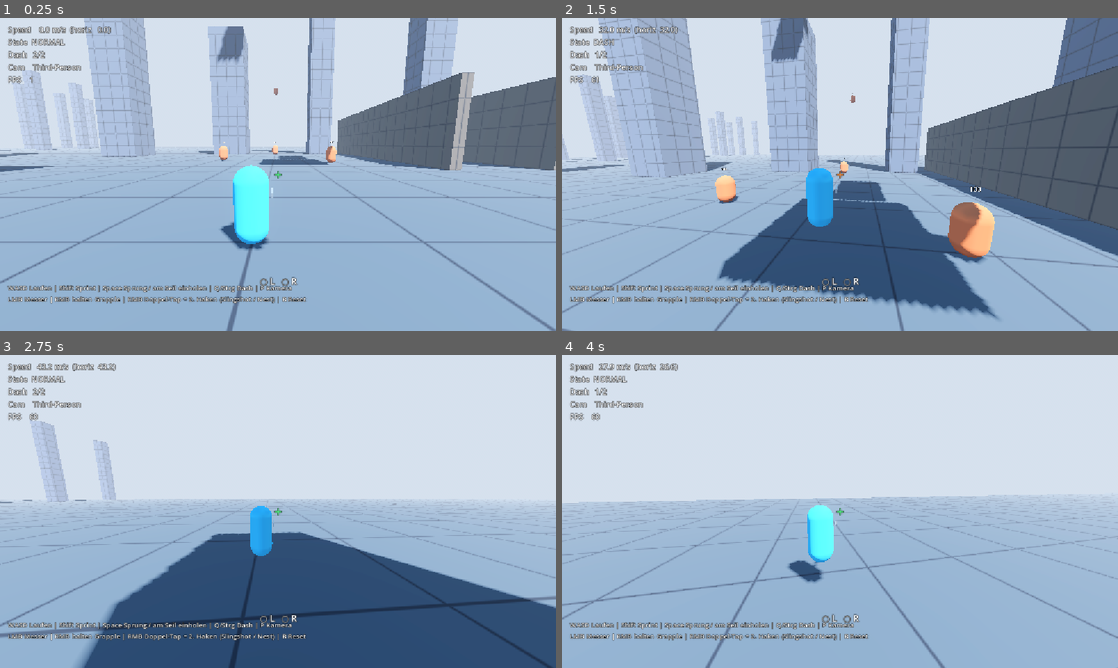
Above: before the commit, frames 1-4 (two rows, left to right).
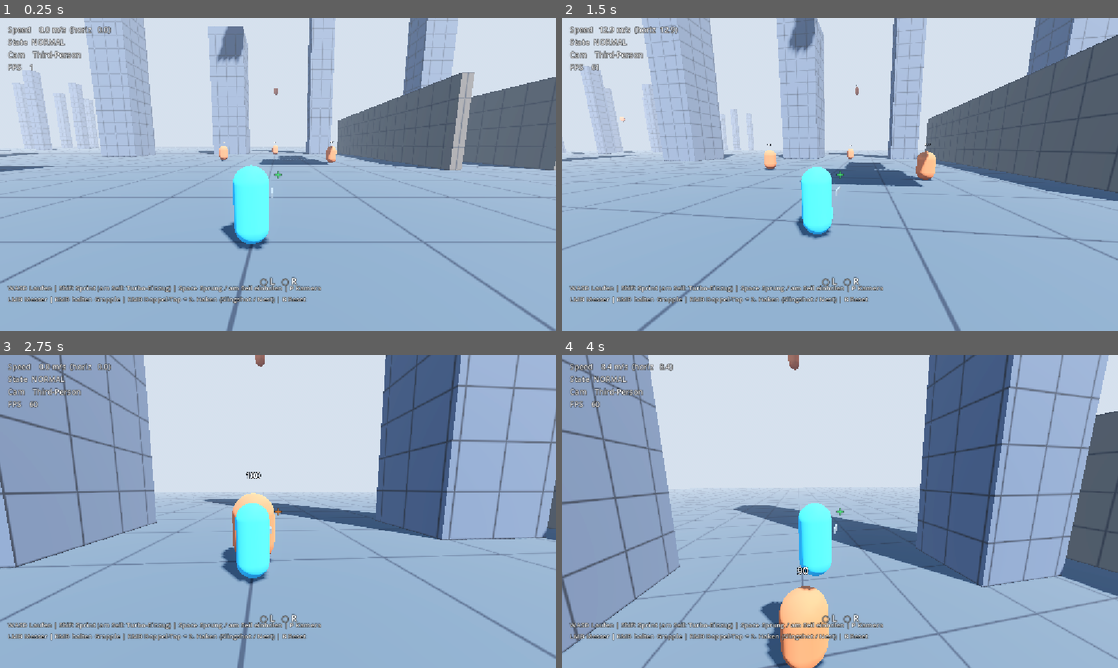
Above: after the commit, the same moments.

Repository: TheRaven36/Spirit-Drive
Game: Godot game, scene res://scenes/test_arena.tscn
Two runs of this game, one before a commit and one after it. Both use one fixed random seed, a clock stepped at 60 frames per second and the inputs below.
Inputs (mouse positions are in pixels of both pictures, inside the frame that each line leads up to):
- Up to frame 1 (0.25 s): no input
- Up to frame 2 (1.5 s): move the mouse to (867, 174) at 0.52 s; hold W (move_forward) from 0.53 s (still down); click (867, 174) at 0.6 s; tap Space (jump) at 0.77, 1.07 s; tap Q (dash, bound only before the commit) at 0.8, 1.35 s; move the mouse to (812, 174) at 1.27 s
- Up to frame 3 (2.75 s): keep holding W (move_forward); tap Space (jump) at 1.52, 1.82 s; right-click (250, 511) at 1.55 s; move the mouse to (289, 505) at 2.02 s; hold Shift (sprint) from 2.03 s (still down); right-click (289, 505) at 2.1 s
- Up to frame 4 (4 s): keep holding W (move_forward); move the mouse to (834, 517) at 2.77 s; release Shift (sprint) at 2.78 s; tap Shift (sprint) at 2.85 s; click (834, 517) at 2.92 s; tap Space (jump) at 3.02, 3.32 s; tap Ctrl at 3.05, 3.6 s; move the mouse to (878, 514) at 3.52 s; hold Space (jump) from 3.53 s (still down)

The runs differ from the first frame. In frame 1, 0.9% of the frame differs, in the area x 1-58%, y 10-88%; in frame 2, 34%; in frame 3, 63%, in the area x 0-100%, y 0-100%; in frame 4, 44%.

Commit message:
Dash entfernt, Shift kontextsensitiv (Sprint / Turbo-Einzug)
- Dash restlos aus Controller, Input-Map und HUD entfernt
- Sprint 17 -> 24 m/s, Boden-Beschleunigung 80 -> 110
- Shift in der Luft am Seil: Turbo-Einzug (1.5x der sanften 0.5x-Basis)
- Zielfuehrung + Ankunft-beim-Vorbeifliegen fuer Rebound/Sturzangriff
- Fix: Rebound loeste nach Abwickeln eines Knicks zu frueh aus
- Smoke-Test: 46 Checks

Co-Authored-By: Claude Opus 5.5 <noreply@anthropic.com>
Claude-Session: https://claude.ai/code/session_01Q6pZHL7wVUzekvuF4wUAtr

Diff:
--- a/scripts/debug_hud.gd
+++ b/scripts/debug_hud.gd
@@ -5,7 +5,7 @@
 
 @export var guardian_path: NodePath
 
-const STATE_NAMES := ["NORMAL", "DASH", "HOOKED", "WALLRUN"]
+const STATE_NAMES := ["NORMAL", "HOOKED", "WALLRUN"]
 const COL_POINT := Color(0.3, 1.0, 0.5, 0.9)
 const COL_ENEMY := Color(1.0, 0.55, 0.2, 0.9)
 const COL_IDLE := Color(1, 1, 1, 0.5)
@@ -34,7 +34,7 @@
 	_hooks.position.y -= 90
 
 	var help := _make_label(
-			"WASD Laufen | Shift Sprint | Space Sprung / am Seil einholen | Q/Strg Dash | P Kamera\n"
+			"WASD Laufen | Shift Sprint (am Seil: Turbo-Einzug) | Space Sprung / am Seil einholen | P Kamera\n"
 			+ "LMB Messer | RMB halten Grapple | RMB Doppel-Tap = 2. Haken (Slingshot / Nest) | R Reset", 14)
 	help.horizontal_alignment = HORIZONTAL_ALIGNMENT_LEFT
 	help.set_anchors_and_offsets_preset(Control.PRESET_BOTTOM_LEFT)
@@ -74,9 +74,8 @@
 
 	var v := g.velocity
 	var horiz := Vector2(v.x, v.z).length()
-	_info.text = "Speed  %5.1f m/s  (horiz %5.1f)\nState  %s\nDash   %d/%d\nCam    %s\nFPS    %d" % [
-		v.length(), horiz, STATE_NAMES[g.state],
-		g.dash_charges, g.dash_charges_max,
+	_info.text = "Speed  %5.1f m/s  (horiz %5.1f)\nState  %s%s\nCam    %s\nFPS    %d" % [
+		v.length(), horiz, STATE_NAMES[g.state], "  TURBO" if g.is_turbo() else "",
 		"First-Person" if g.first_person else "Third-Person",
 		Engine.get_frames_per_second(),
 	]
--- a/scripts/grapple_hook.gd
+++ b/scripts/grapple_hook.gd
@@ -29,6 +29,8 @@
 var rope_length := 0.0      # freie Laenge vom Pivot zum Spieler
 var attach_height := 0.0
 var phase_time := 0.0
+## Naechste bisher erreichte Distanz zum Zielpunkt im Einzug (fuer "vorbei geflogen").
+var closest := INF
 
 var _bend_lengths: Array[float] = []
 var _bend_planes: Array[Vector3] = []   # Normale * Seite der Wickel-Ebene
@@ -52,6 +54,7 @@
 	attach_height = player_pos.y
 	phase = Phase.PULL
 	phase_time = 0.0
+	closest = INF
 
 
 func release() -> void:
@@ -66,6 +69,7 @@
 func set_phase(p: Phase) -> void:
 	phase = p
 	phase_time = 0.0
+	closest = INF
 
 
 func anchor_world() -> Vector3:
@@ -117,6 +121,7 @@
 			bends.pop_back()
 			_bend_planes.pop_back()
 			rope_length += _bend_lengths.pop_back()
+			closest = INF  # Pivot hat gewechselt
 			return
 
 	# 2) Wickeln: Geometrie zwischen Spieler und Pivot?
@@ -139,6 +144,7 @@
 		var side := signf(n.dot(velocity))
 		plane_dir = n * (side if side != 0.0 else 1.0)
 	bends.append(new_bend)
+	closest = INF  # Pivot hat gewechselt
 	_bend_lengths.append(seg)
 	_bend_planes.append(plane_dir)
 	# Freie Laenge nie kuerzer als die echte Distanz -> kein Ruck beim Wickeln.
--- a/scripts/guardian_controller.gd
+++ b/scripts/guardian_controller.gd
@@ -2,7 +2,8 @@
 extends CharacterBody3D
 ## Guardian – High-Speed-Controller.
 ##
-## Movement: Laufen / Sprint / Air-Control / Dash / Wall-Run.
+## Movement: Laufen / Sprint / Air-Control / Wall-Run.
+## Shift:    kontextsensitiv – am Boden Sprint, am Seil in der Luft Turbo-Einzug.
 ## Seile:    Dual-Hip-Grapple auf RMB / LT (zwei Werfer an linker + rechter Huefte).
 ##           - Klick/Halten: feuert den naechsten Huefthaken (abwechselnd L/R).
 ##             Auf Gegner: Sturzangriff von oben.
@@ -20,17 +21,17 @@
 signal state_changed(new_state: State)
 signal camera_mode_changed(first_person: bool)
 
-enum State { NORMAL, DASH, HOOKED, WALLRUN }
+enum State { NORMAL, HOOKED, WALLRUN }
 enum AimKind { NONE, POINT, ENEMY }
 enum DualMode { NONE, SLINGSHOT, NEST }
 
 # --- Ground ---------------------------------------------------------------
 @export_group("Ground")
 @export var run_speed := 9.0
-@export var sprint_speed := 17.0
-@export var ground_accel := 80.0
+@export var sprint_speed := 24.0
+@export var ground_accel := 110.0
 @export var ground_friction := 10.0
-## Wie schnell Ueber-Speed (aus Dash/Seil) am Boden abgebaut wird.
+## Wie schnell Ueber-Speed (aus Seil/Slingshot) am Boden abgebaut wird.
 @export var overspeed_decay := 18.0
 
 # --- Air ------------------------------------------------------------------
@@ -45,14 +46,6 @@
 @export var air_drag := 0.04
 @export var terminal_speed := 75.0
 
-# --- Dash -----------------------------------------------------------------
-@export_group("Dash")
-@export var dash_speed := 32.0
-@export var dash_time := 0.15
-@export var dash_cooldown := 0.2
-@export var dash_charges_max := 2
-@export var dash_exit_keep := 0.65
-
 # --- Seile allgemein ------------------------------------------------------
 @export_group("Rope")
 @export_flags_3d_physics var grapple_mask := 1
@@ -71,6 +64,15 @@
 @export var combat_pull_impulse := 12.0
 @export var combat_pull_max_speed := 48.0
 @export var combat_reel_accel := 45.0
+## Basis-Einzug ist bewusst sanft (Anteil der Werte oben) ...
+@export var reel_base_mult := 0.5
+## ... Shift in der Luft am Seil = Turbo-Einzug (Faktor auf die Basis).
+@export var reel_turbo_mult := 1.5
+## Zielfuehrung im Einzug: daempft seitliche Geschwindigkeit -> kein Umkreisen.
+@export var pull_homing := 3.0
+## Faellt der Abstand zum Ziel unter diesen Wert und steigt dann wieder,
+## gilt das Ziel als erreicht (Rebound bzw. Sturzangriff loest aus).
+@export var pull_arrive_window := 10.0
 @export var dive_height := 4.0
 @export var dive_speed := 42.0
 @export var dive_hit_radius := 2.4
@@ -141,7 +143,6 @@
 @onready var knife_fp: Node3D = $CameraRig/Pitch/SpringArm3D/Camera3D/ViewKnife
 
 var state: State = State.NORMAL
-var dash_charges := 2
 var first_person := false
 
 ## Auto-Aim-Ergebnis (unsichtbar, nur fuer den Grapple).
@@ -166,10 +167,6 @@
 var _cam_blend := 0.0
 var _coyote_t := 0.0
 var _jump_buffer_t := 0.0
-var _dash_t := 0.0
-var _dash_cd := 0.0
-var _dash_dir := Vector3.FORWARD
-var _dash_speed_now := 0.0
 var _wall_normal := Vector3.ZERO
 var _wallrun_t := 0.0
 var _wall_lost_t := 0.0
@@ -186,7 +183,6 @@
 func _ready() -> void:
 	GuardianInput.ensure_actions()
 	_spawn = global_position
-	dash_charges = dash_charges_max
 	cam_rig.top_level = true
 	cam_rig.physics_interpolation_mode = Node.PHYSICS_INTERPOLATION_MODE_OFF
 	spring_arm.add_excluded_object(get_rid())
@@ -271,15 +267,11 @@
 	_handle_hook_input(delta)
 	if Input.is_action_just_pressed("attack"):
 		knife.request_slash()
-	if Input.is_action_just_pressed("dash"):
-		_try_dash(wish)
 	_refresh_state()
 
 	match state:
 		State.NORMAL:
 			_process_normal(wish, delta)
-		State.DASH:
-			_process_dash(delta)
 		State.HOOKED:
 			_process_hooked(wish, delta)
 		State.WALLRUN:
@@ -298,7 +290,6 @@
 func _tick_timers(delta: float) -> void:
 	_coyote_t -= delta
 	_jump_buffer_t -= delta
-	_dash_cd -= delta
 	_wallrun_lockout -= delta
 
 
@@ -360,20 +351,6 @@
 		_coyote_t = 0.0
 
 
-func _process_dash(delta: float) -> void:
-	_dash_t -= delta
-	velocity = _dash_dir * _dash_speed_now
-	if _jump_buffer_t > 0.0 and (is_on_floor() or _coyote_t > 0.0):
-		velocity.y = jump_velocity
-		_jump_buffer_t = 0.0
-		_coyote_t = 0.0
-		_set_state(State.NORMAL)
-		return
-	if _dash_t <= 0.0:
-		velocity = _dash_dir * maxf(_dash_speed_now * dash_exit_keep, run_speed)
-		_set_state(State.NORMAL)
-
-
 func _process_wallrun(wish: Vector3, delta: float) -> void:
 	_wallrun_t += delta
 	var n := _wall_normal
@@ -392,7 +369,6 @@
 		velocity = dir * speed + n * wall_jump_push
 		velocity.y = wall_jump_up
 		_wallrun_lockout = 0.3
-		dash_charges = maxi(dash_charges, 1)
 		_set_state(State.NORMAL)
 		return
 	if _wallrun_t > wallrun_max_time or wish.dot(n) > 0.5:
@@ -403,7 +379,6 @@
 func _post_move(wish: Vector3, delta: float) -> void:
 	if is_on_floor():
 		_coyote_t = coyote_time
-		dash_charges = dash_charges_max
 		if state == State.WALLRUN:
 			_set_state(State.NORMAL)
 
@@ -437,30 +412,6 @@
 	_wall_lost_t = 0.0
 	velocity.y = maxf(velocity.y, 3.0)
 	_set_state(State.WALLRUN)
-
-
-func _try_dash(wish: Vector3) -> void:
-	if _dash_cd > 0.0 or dash_charges <= 0:
-		return
-	var dir := wish.normalized()
-	if dir == Vector3.ZERO:
-		dir = aim_forward()
-		if is_on_floor():
-			dir.y = 0.0
-	dir = dir.normalized()
-	dash_charges -= 1
-	_dash_cd = dash_cooldown
-
-	if any_hook_active():
-		# Gas-Stoss am Seil: Impuls, Seile bleiben aktiv.
-		velocity += dir * dash_speed * 0.6
-		return
-
-	var carry := maxf(velocity.dot(dir), 0.0)
-	_dash_dir = dir
-	_dash_speed_now = maxf(dash_speed, carry + dash_speed * 0.35)
-	_dash_t = dash_time
-	_set_state(State.DASH)
 
 
 # =========================================================================
@@ -514,7 +465,6 @@
 	velocity += dir * combat_pull_impulse
 	if is_on_floor():
 		velocity.y = maxf(velocity.y, 6.0)
-	dash_charges = maxi(dash_charges, 1)
 	_refresh_state()
 
 
@@ -647,7 +597,18 @@
 		velocity += dir * minf(dist - h.rope_length, 2.0) * rope_stiffness * delta
 
 
+## Shift in der Luft mit aktivem Seil -> Turbo-Einzug.
+func is_turbo() -> bool:
+	return Input.is_action_pressed("sprint") and any_hook_active() and not is_on_floor()
+
+
+## Aktueller Einzugs-Faktor: sanfte Basis, mit Shift-Turbo 1.5x davon.
+func reel_mult() -> float:
+	return reel_base_mult * (reel_turbo_mult if is_turbo() else 1.0)
+
+
 func _grapple_forces(h: GrappleHook, dir: Vector3, dist: float, delta: float) -> void:
+	var m := reel_mult()
 	match h.phase:
 		GrappleHook.Phase.PULL:
 			var goal := h.pivot()
@@ -656,10 +617,14 @@
 			var to_goal := goal - global_position
 			var gdist := to_goal.length()
 			var gdir := to_goal / maxf(gdist, 0.001)
-			if velocity.dot(gdir) < combat_pull_max_speed:
-				velocity += gdir * combat_pull_accel * delta
+			if velocity.dot(gdir) < combat_pull_max_speed * m:
+				velocity += gdir * combat_pull_accel * m * delta
+			var along := gdir * velocity.dot(gdir)
+			velocity = along + (velocity - along) * (1.0 - minf(pull_homing * delta, 1.0))
 			h.rope_length = minf(h.rope_length, dist)
-			if not h.has_bends() and gdist < rebound_radius:
+			var passed := h.closest < pull_arrive_window and gdist > h.closest + 0.5
+			h.closest = minf(h.closest, gdist)
+			if not h.has_bends() and (gdist < rebound_radius or passed):
 				if is_instance_valid(h.target):
 					h.set_phase(GrappleHook.Phase.DIVE)
 				else:
@@ -673,9 +638,10 @@
 			if to_t.length() < dive_hit_radius:
 				_end_dive(h, h.target)
 		GrappleHook.Phase.TETHER:
-			if Input.is_action_pressed("jump"):
-				h.rope_length = maxf(h.rope_length - reel_speed * delta, rope_min_length)
-				velocity += dir * combat_reel_accel * delta
+			# Einholen am haengenden Seil: Space (sanft) oder Shift (Turbo).
+			if Input.is_action_pressed("jump") or is_turbo():
+				h.rope_length = maxf(h.rope_length - reel_speed * m * delta, rope_min_length)
+				velocity += dir * combat_reel_accel * m * delta
 
 
 func _rebound(h: GrappleHook, dist: float) -> void:
--- a/scripts/guardian_input.gd
+++ b/scripts/guardian_input.gd
@@ -7,9 +7,8 @@
 ## Layout:
 ##   LMB / X ............ attack        (Jagdmesser-Slash)
 ##   RMB / LT ........... grapple       (Dual-Hip-Grapple: halten; Doppel-Tap = 2. Haken)
-##   Shift / L3 ......... sprint
+##   Shift / L3 ......... sprint        (Boden: Sprint, am Seil in der Luft: Turbo-Einzug)
 ##   Space / A .......... jump          (am Seil: einholen; Dual: Slingshot / Nest-Absprung)
-##   Q / Strg / B ....... dash
 ##   P / View ........... toggle_camera (First-/Third-Person)
 ##   R / Menu ........... reset
 
@@ -29,7 +28,6 @@
 	"sprint": [["key", KEY_SHIFT], ["joy", JOY_BUTTON_LEFT_STICK]],
 	"attack": [["mouse", MOUSE_BUTTON_LEFT], ["joy", JOY_BUTTON_X]],
 	"grapple": [["mouse", MOUSE_BUTTON_RIGHT], ["axis", JOY_AXIS_TRIGGER_LEFT, 1.0]],
-	"dash": [["key", KEY_Q], ["key", KEY_CTRL], ["joy", JOY_BUTTON_B]],
 	"toggle_camera": [["key", KEY_P], ["joy", JOY_BUTTON_BACK]],
 	"reset": [["key", KEY_R], ["joy", JOY_BUTTON_START]],
 }
--- a/tests/movement_smoke_test.gd
+++ b/tests/movement_smoke_test.gd
@@ -24,6 +24,7 @@
 	await _test_aim_assist()
 	await _test_combat_dive()
 	await _test_combat_grapple_point()
+	await _test_turbo_reel()
 	await _test_rope_bending()
 	await _test_hip_alternation()
 	await _test_slingshot()
@@ -43,10 +44,9 @@
 	await _frames(60)
 	var hs := Vector2(g.velocity.x, g.velocity.z).length()
 	_check(hs > g.sprint_speed * 0.9, "Sprint erreicht Zielspeed (%.1f)" % hs)
-	await _tap("dash")
-	_check(g.state == GuardianController.State.DASH, "Dash (Strg) startet")
-	await _frames(20)
-	_check(g.state == GuardianController.State.NORMAL, "Dash endet")
+	_check(hs >= 23.0, "Sprint ist das neue 'richtige Rennen' (>= 23 m/s)")
+	_check(not InputMap.has_action("dash"), "Dash-Action existiert nicht mehr")
+	_check(not g.is_turbo(), "Shift am Boden = Sprint, kein Turbo")
 	_release_all()
 	await _frames(60)
 	await _tap("jump", 3)
@@ -178,6 +178,39 @@
 	_check(not h.active and g.velocity.length() > 3.0,
 			"Release behaelt Momentum (%.1f)" % g.velocity.length())
 	await _frames(120)
+
+
+func _test_turbo_reel() -> void:
+	print("Shift am Seil: Turbo-Einzug")
+	var results := []
+	for turbo in [false, true]:
+		await _place(Vector3(0, 1.2, 0), 0.0, 0.0)
+		var t := _closest_tower()
+		_aim_at(t.pos + Vector3(0, t.size.y * 0.3, 0))
+		await _process_frames(2)
+		await _frames(3)
+		var a := g.aim_point
+		var d0 := g.global_position.distance_to(a)
+		if turbo:
+			Input.action_press("sprint")
+		Input.action_press("grapple")
+		var turbo_seen := false
+		for i in 40:
+			await physics_frame
+			turbo_seen = turbo_seen or g.is_turbo()
+		var approach := g.velocity.dot((a - g.global_position).normalized())
+		results.append({"covered": d0 - g.global_position.distance_to(a), "turbo": turbo_seen,
+				"speed": approach})
+		Input.action_release("grapple")
+		Input.action_release("sprint")
+		await _frames(int(g.double_tap_window * 60.0) + 3)
+		await _frames(60)
+	_check(not results[0].turbo and results[1].turbo, "Turbo nur mit Shift in der Luft am Seil")
+	var ratio: float = results[1].covered / maxf(results[0].covered, 0.01)
+	_check(ratio > 1.25, "Turbo zieht schneller ein (%.1f m vs %.1f m, x%.2f)" % [
+			results[1].covered, results[0].covered, ratio])
+	_check(results[0].speed <= g.combat_pull_max_speed * g.reel_base_mult + 3.0,
+			"Basis-Einzug ist sanft (%.1f m/s Richtung Anker)" % results[0].speed)
 
 
 func _test_rope_bending() -> void:
@@ -403,7 +436,7 @@
 
 func _release_all() -> void:
 	for a in ["move_forward", "move_back", "move_left", "move_right", "sprint", "jump",
-			"attack", "grapple", "dash"]:
+			"attack", "grapple"]:
 		Input.action_release(a)
 
 
Not shown, changed: docs/PATCHNOTES.md
